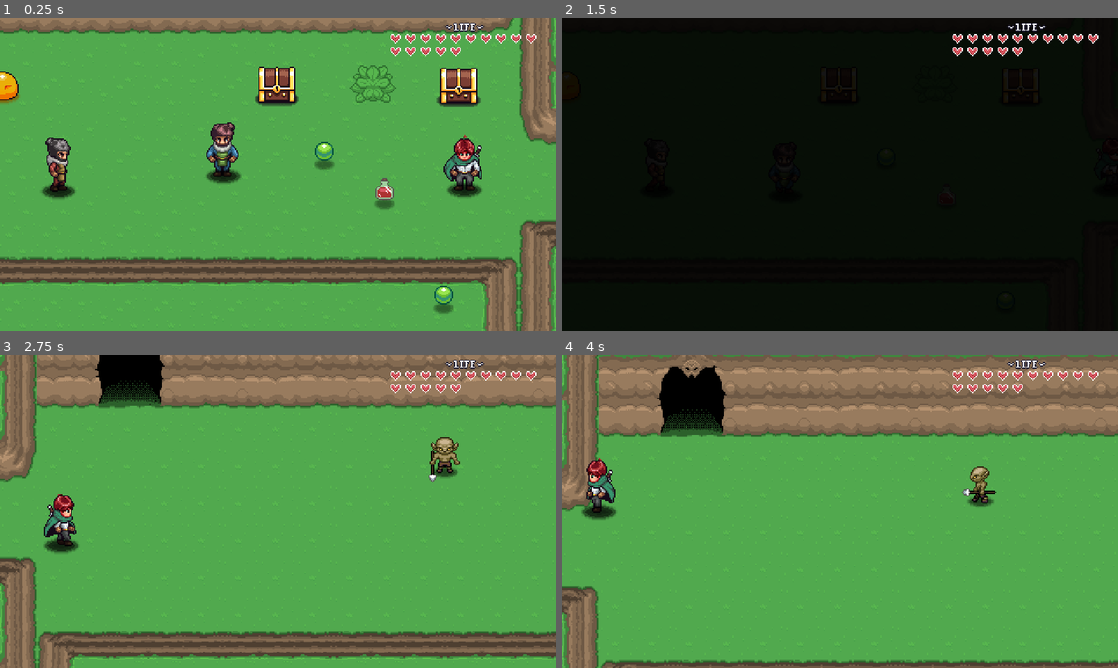
Above: before the commit, frames 1-4 (two rows, left to right).
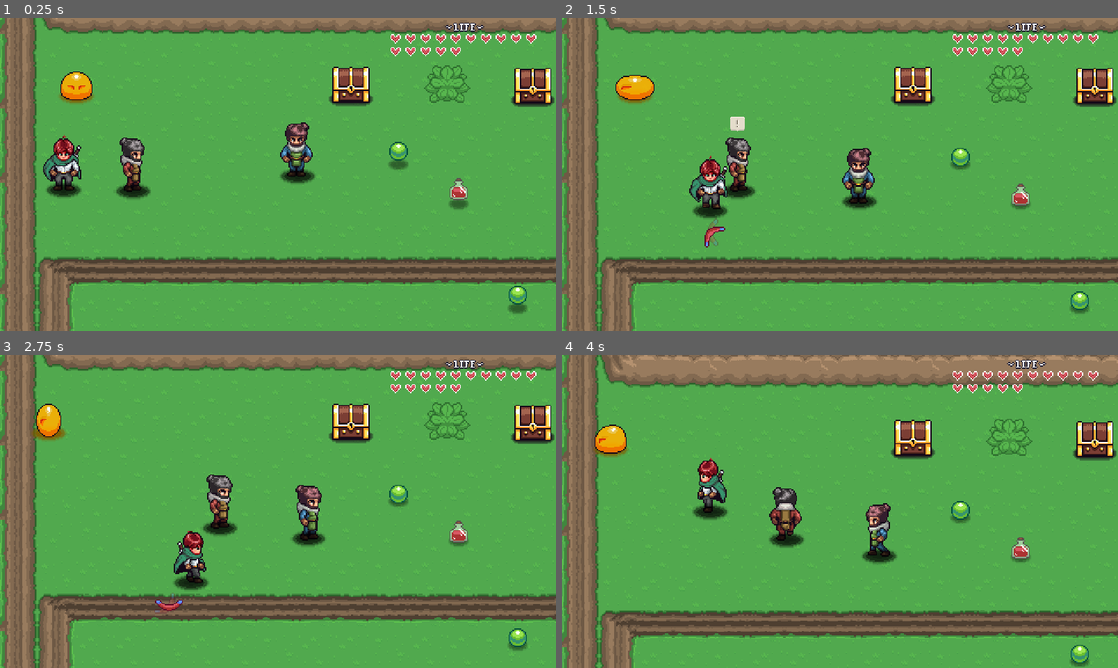
Above: after the commit, the same moments.

Repository: utwoo/Godot-AARPG
Game: Godot game, scene res://Levels/Area01/01.tscn
The game is run twice, just before and just after one commit, with the same random seed, the same clock (stepped at 60 frames per second) and the same inputs. Sound files missing from this copy of the repository are replaced by a short silence.
Inputs:
- Up to frame 1 (0.25 s): no input
- Up to frame 2 (1.5 s): hold Right (right) 0.53-1.28 s; hold S (interact) 0.53-1.28 s; hold Down (down) from 1.28 s (still down); tap X (ability) at 1.35 s
- Up to frame 3 (2.75 s): tap S (interact) at 1.55, 2.3 s; release Down (down) at 2.03 s; hold Right (right) from 2.03 s (still down); hold Z (attack) from 2.03 s (still down)
- Up to frame 4 (4 s): release Right (right) at 2.78 s; release Z (attack) at 2.78 s; hold Up (up) 2.78-3.53 s; tap S (interact) at 2.85 s; hold Left (left) from 3.53 s (still down); hold S (interact) from 3.53 s (still down)

The runs differ from the first frame. In frame 1, 23% of the frame differs, in the area x 0-100%, y 0-100%; in frame 2, 98%; in frame 3, 36%; in frame 4, 38%.

Commit message:
Chapter 37: Dialog Choice and Branch

Diff:
--- /dev/null
+++ b/GUI/DialogSystem/dialog_choice_theme.tres
@@ -0,0 +1,65 @@
+[gd_resource type="Theme" format=3 uid="uid://drmowq34063pb"]
+
+[sub_resource type="StyleBoxFlat" id="StyleBoxFlat_mye8e"]
+content_margin_left = 5.0
+content_margin_top = 3.0
+content_margin_right = 5.0
+bg_color = Color(0, 0, 0, 0.2)
+corner_radius_top_left = 3
+corner_radius_top_right = 3
+corner_radius_bottom_right = 3
+corner_radius_bottom_left = 3
+anti_aliasing = false
+
+[sub_resource type="StyleBoxFlat" id="StyleBoxFlat_igifc"]
+content_margin_left = 5.0
+content_margin_top = 3.0
+content_margin_right = 5.0
+bg_color = Color(0, 0, 0, 0.70000005)
+corner_radius_top_left = 3
+corner_radius_top_right = 3
+corner_radius_bottom_right = 3
+corner_radius_bottom_left = 3
+anti_aliasing = false
+
+[sub_resource type="StyleBoxFlat" id="StyleBoxFlat_eddfl"]
+content_margin_left = 5.0
+content_margin_top = 3.0
+content_margin_right = 5.0
+bg_color = Color(0, 0, 0, 0.70000005)
+corner_radius_top_left = 3
+corner_radius_top_right = 3
+corner_radius_bottom_right = 3
+corner_radius_bottom_left = 3
+anti_aliasing = false
+
+[sub_resource type="StyleBoxFlat" id="StyleBoxFlat_p7udh"]
+content_margin_left = 5.0
+content_margin_top = 3.0
+content_margin_right = 5.0
+bg_color = Color(0, 0, 0, 0.45000002)
+corner_radius_top_left = 3
+corner_radius_top_right = 3
+corner_radius_bottom_right = 3
+corner_radius_bottom_left = 3
+anti_aliasing = false
+
+[sub_resource type="StyleBoxFlat" id="StyleBoxFlat_i1rxa"]
+content_margin_left = 5.0
+content_margin_top = 3.0
+content_margin_right = 5.0
+bg_color = Color(0, 0, 0, 0.8)
+corner_radius_top_left = 3
+corner_radius_top_right = 3
+corner_radius_bottom_right = 3
+corner_radius_bottom_left = 3
+anti_aliasing = false
+
+[resource]
+Button/colors/font_color = Color(0.89411765, 0.8627451, 0.79607844, 1)
+Button/styles/disabled = SubResource("StyleBoxFlat_mye8e")
+Button/styles/focus = SubResource("StyleBoxFlat_igifc")
+Button/styles/hover = SubResource("StyleBoxFlat_eddfl")
+Button/styles/normal = SubResource("StyleBoxFlat_p7udh")
+Button/styles/pressed = SubResource("StyleBoxFlat_i1rxa")
+VBoxContainer/constants/separation = 5
--- a/GUI/DialogSystem/dialog_system.tscn
+++ b/GUI/DialogSystem/dialog_system.tscn
@@ -8,6 +8,7 @@
 [ext_resource type="AudioStream" uid="uid://vqlg5carjarf" path="res://GUI/DialogSystem/audio/voice_blip.wav" id="6_5rua8"]
 [ext_resource type="FontFile" uid="uid://cej52riqklxlx" path="res://GUI/DialogSystem/fronts/m5x7.ttf" id="6_m6bf1"]
 [ext_resource type="Script" uid="uid://bimnqmicx5uxx" path="res://GUI/DialogSystem/scripts/dialog_portrait.gd" id="6_ngl6g"]
+[ext_resource type="Theme" uid="uid://drmowq34063pb" path="res://GUI/DialogSystem/dialog_choice_theme.tres" id="9_iofs6"]
 
 [sub_resource type="Gradient" id="Gradient_yc0v7"]
 colors = PackedColorArray(1, 1, 1, 1, 1, 1, 1, 0)
@@ -78,7 +79,7 @@
 
 [node name="DialogSystem" type="CanvasLayer" unique_id=547466977]
 process_mode = 3
-layer = 0
+layer = 3
 script = ExtResource("1_yc0v7")
 
 [node name="DialogUI" type="Control" parent="." unique_id=2056333926]
@@ -173,3 +174,31 @@
 [node name="AnimationPlayer" type="AnimationPlayer" parent="DialogUI/DialogProgressIndicator" unique_id=410864177]
 libraries/ = SubResource("AnimationLibrary_5rua8")
 autoplay = &"default"
+
+[node name="VBoxContainer" type="VBoxContainer" parent="DialogUI" unique_id=463996648]
+layout_mode = 1
+anchors_preset = -1
+anchor_left = 0.347
+anchor_top = 0.19100001
+anchor_right = 0.347
+anchor_bottom = 0.19100001
+offset_left = -4.0599976
+offset_top = -3.0700035
+offset_right = 248.94
+offset_bottom = 97.92999
+grow_horizontal = 2
+grow_vertical = 2
+theme = ExtResource("9_iofs6")
+alignment = 1
+
+[node name="Button" type="Button" parent="DialogUI/VBoxContainer" unique_id=1203496346]
+layout_mode = 2
+text = "Menu"
+
+[node name="Button2" type="Button" parent="DialogUI/VBoxContainer" unique_id=771134272]
+layout_mode = 2
+text = "Menu"
+
+[node name="Button3" type="Button" parent="DialogUI/VBoxContainer" unique_id=728913102]
+layout_mode = 2
+text = "Menu"
--- a/GUI/DialogSystem/scripts/dialog_system.gd
+++ b/GUI/DialogSystem/scripts/dialog_system.gd
@@ -6,6 +6,8 @@
 signal letter_added ( letter : String )
 
 var is_active : bool = false
+
+var waiting_for_choice : bool = false
 
 var dialog_items : Array[ DialogItem ]
 var dialog_item_index : int = 0
@@ -23,9 +25,16 @@
 @onready var dialog_progress_indicator_label : Label = $DialogUI/DialogProgressIndicator/Label
 @onready var timer : Timer = $DialogUI/Timer
 @onready var audio : AudioStreamPlayer = $DialogUI/AudioStreamPlayer
+@onready var choice_options : VBoxContainer = $DialogUI/VBoxContainer
 
 
 func _ready():
+	if Engine.is_editor_hint():
+		if get_viewport() is Window:
+			get_parent().remove_child( self )
+			return
+		return
+
 	timer.timeout.connect( _on_timer_timeout )
 	hide_dialog()
 	pass
@@ -42,7 +51,8 @@
 			text_in_progress = false
 			show_dialog_button_indicator( true )
 			return
-
+		elif waiting_for_choice == true:
+			return
 		dialog_item_index += 1
 		if dialog_item_index < dialog_items.size():
 			start_dialog()
@@ -67,16 +77,28 @@
 	is_active = false
 	dialog_ui.visible = false
 	dialog_ui.process_mode = Node.PROCESS_MODE_DISABLED
+	choice_options.visible = false
 	get_tree().paused = false
 	finished.emit()
 	pass
 
 
 func start_dialog():
+	waiting_for_choice = false
 	show_dialog_button_indicator( false )
 	var dialogItem : DialogItem = dialog_items[ dialog_item_index ]
-	set_dialog_data( dialogItem )
 
+	if dialogItem is DialogText:
+		set_dialog_text (dialogItem as DialogText )
+	elif dialogItem is DialogChoice:
+		set_dialog_choice( dialogItem as DialogChoice)
+	pass
+
+func set_dialog_text( dialogText : DialogText ):
+	content.text = dialogText.text
+	portrait_sprite.texture = dialogText.npc_info.portrait
+	portrait_sprite.audio_pitch_base = dialogText.npc_info.dialog_audio_pitch
+	name_lable.text = dialogText.npc_info.npc_name
 	content.visible_characters = 0
 	text_length = content.get_total_character_count()
 	plain_text = content.get_parsed_text()
@@ -84,13 +106,29 @@
 	start_timer()
 	pass
 
-func set_dialog_data( dialogItem : DialogItem ):
-	if dialogItem is DialogText:
-		content.text = dialogItem.text
-		portrait_sprite.texture = dialogItem.npc_info.portrait
-		portrait_sprite.audio_pitch_base = dialogItem.npc_info.dialog_audio_pitch
-		name_lable.text = dialogItem.npc_info.npc_name
+func set_dialog_choice( dialogChoice : DialogChoice ):
+	choice_options.visible = true
+	waiting_for_choice = true
+	for c in choice_options.get_children():
+		c.queue_free()
+
+	for i in dialogChoice.dialog_branches.size():
+		var _new_choice : Button = Button.new()
+		_new_choice.text = dialogChoice.dialog_branches[ i ].text
+		_new_choice.alignment = HORIZONTAL_ALIGNMENT_LEFT
+		_new_choice.pressed.connect( _dialog_choice_selected.bind( dialogChoice.dialog_branches [ i ] ) )
+		choice_options.add_child( _new_choice )
+
+	await get_tree().process_frame
+	choice_options.get_child( 0 ).grab_focus()
 	pass
+
+
+func _dialog_choice_selected( dialogBranch : DialogBranch ):
+	choice_options.visible = false
+	show_dialog( dialogBranch.dialog_items )
+	pass
+
 
 func show_dialog_button_indicator( _is_visible : bool ):
 	dialog_progress_indicator.visible = _is_visible
--- a/GUI/PauseMenu/pause_menu.gd
+++ b/GUI/PauseMenu/pause_menu.gd
@@ -19,6 +19,9 @@
 func _unhandled_input( event: InputEvent ):
 	if event.is_action_pressed("pause"):
 		if is_paused == false:
+			if DialogSystem.is_active:
+				return
+
 			show_pause_menu()
 		else:
 			hide_pause_menu()
--- /dev/null
+++ b/Interactables/Dialog/Scripts/dialog_branch.gd
@@ -0,0 +1,18 @@
+@tool
+@icon("res://GUI/DialogSystem/icons/answer_bubble.svg")
+class_name DialogBranch
+extends DialogItem
+
+@export var text : String = "ok..."
+
+var dialog_items : Array[ DialogItem ]
+
+func _ready():
+	if Engine.is_editor_hint():
+		return
+
+	for c in get_children():
+		if c is DialogItem:
+			dialog_items.append( c )
+
+	pass
--- a/Interactables/Dialog/Scripts/dialog_choice.gd
+++ b/Interactables/Dialog/Scripts/dialog_choice.gd
@@ -3,4 +3,28 @@
 class_name DialogChoice
 extends DialogItem
 
-@export var choices : Array[ String ] = [ "Yes", "No" ]
+var dialog_branches : Array[ DialogBranch ]
+
+func _ready():
+	if Engine.is_editor_hint():
+		return
+
+	for c in get_children():
+		if c is DialogBranch:
+			dialog_branches.append( c )
+
+
+func _get_configuration_warnings() -> PackedStringArray:
+	if _check_for_dialog_items() == false:
+		return [ "Requires at least 2 dialog branch node." ]
+	else:
+		return []
+
+func _check_for_dialog_items() -> bool:
+	var _count : int = 0
+	for c in get_children():
+		if c is DialogBranch:
+			_count += 1
+			if _count > 1:
+				return true
+	return false
--- a/Levels/Area01/01.tscn
+++ b/Levels/Area01/01.tscn
@@ -20,6 +20,8 @@
 [ext_resource type="PackedScene" uid="uid://ccsminw7qsdb2" path="res://NPC/patrol_location.tscn" id="16_vg1n0"]
 [ext_resource type="Resource" uid="uid://kgmaj2lxqcvk" path="res://NPC/00_NPCs/npc_hero.tres" id="17_rbd2o"]
 [ext_resource type="Resource" uid="uid://dl37sx7ja1crx" path="res://NPC/00_NPCs/npc_02.tres" id="18_suexf"]
+[ext_resource type="Script" uid="uid://bppuueavjs188" path="res://Interactables/Dialog/Scripts/dialog_choice.gd" id="21_ao3f7"]
+[ext_resource type="Script" uid="uid://dxq1ime3bskty" path="res://Interactables/Dialog/Scripts/dialog_branch.gd" id="22_t1cxi"]
 
 [node name="01" type="Node2D" unique_id=148797791]
 script = ExtResource("1_22ele")
@@ -29,7 +31,7 @@
 tile_map_data = PackedByteArray("AAD/////AQAOAAUAAAD//wAAAQAOAAYAAAAAAP//AQAKAAYAAAAAAAAAAQAKAAcAAAABAP//AQALAAUAAAABAA …(2640 unchanged characters)…
 
 [node name="PlayerSpawn" parent="." unique_id=793238168 instance=ExtResource("2_chooo")]
-position = Vector2(433, 166)
+position = Vector2(23, 166)
 
 [node name="LevelTransition" parent="." unique_id=1606747522 instance=ExtResource("4_4t7i1")]
 position = Vector2(512, 160)
@@ -120,5 +122,34 @@
 
 [node name="DialogText" type="Node" parent="NPC2/DialogInteraction" unique_id=907650038]
 script = ExtResource("16_2l6ck")
-text = "Hi~ How's Hero?"
+text = "Yo! Hero! Will you help retreive my magical flute form the dark dungeon?"
 metadata/_custom_type_script = "uid://bbpr4a163b3pm"
+
+[node name="DialogChoice" type="Node" parent="NPC2/DialogInteraction" unique_id=1744377225]
+script = ExtResource("21_ao3f7")
+metadata/_custom_type_script = "uid://bppuueavjs188"
+
+[node name="DialogBranch" type="Node" parent="NPC2/DialogInteraction/DialogChoice" unique_id=21925310]
+script = ExtResource("22_t1cxi")
+text = "Count on it!"
+metadata/_custom_type_script = "uid://dxq1ime3bskty"
+
+[node name="DialogText" type="Node" parent="NPC2/DialogInteraction/DialogChoice/DialogBranch" unique_id=562601580]
+script = ExtResource("16_2l6ck")
+text = "Thank you dear here! You are true specimen!"
+metadata/_custom_type_script = "uid://bbpr4a163b3pm"
+
+[node name="DialogText2" type="Node" parent="NPC2/DialogInteraction/DialogChoice/DialogBranch" unique_id=233607438]
+script = ExtResource("16_2l6ck")
+text = "Oh, and be careful of the evil wizard who lunks in the dungeon!"
+metadata/_custom_type_script = "uid://bbpr4a163b3pm"
+
+[node name="DialogBranch2" type="Node" parent="NPC2/DialogInteraction/DialogChoice" unique_id=1283572679]
+script = ExtResource("22_t1cxi")
+text = "NO!"
+metadata/_custom_type_script = "uid://dxq1ime3bskty"
+
+[node name="DialogText" type="Node" parent="NPC2/DialogInteraction/DialogChoice/DialogBranch2" unique_id=741696527]
+script = ExtResource("16_2l6ck")
+text = "Greez! Some lousy hero you are..."
+metadata/_custom_type_script = "uid://bbpr4a163b3pm"
Not shown, added: Interactables/Dialog/Scripts/dialog_branch.gd.uid
